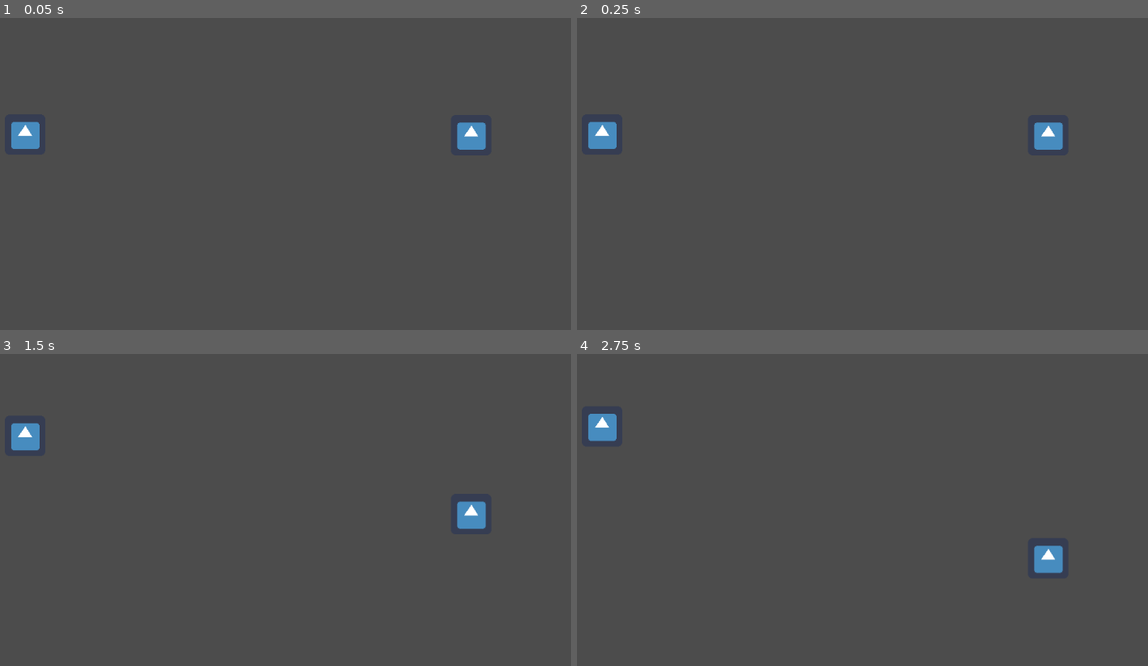
Above: before the commit, frames 1-4 (two rows, left to right).
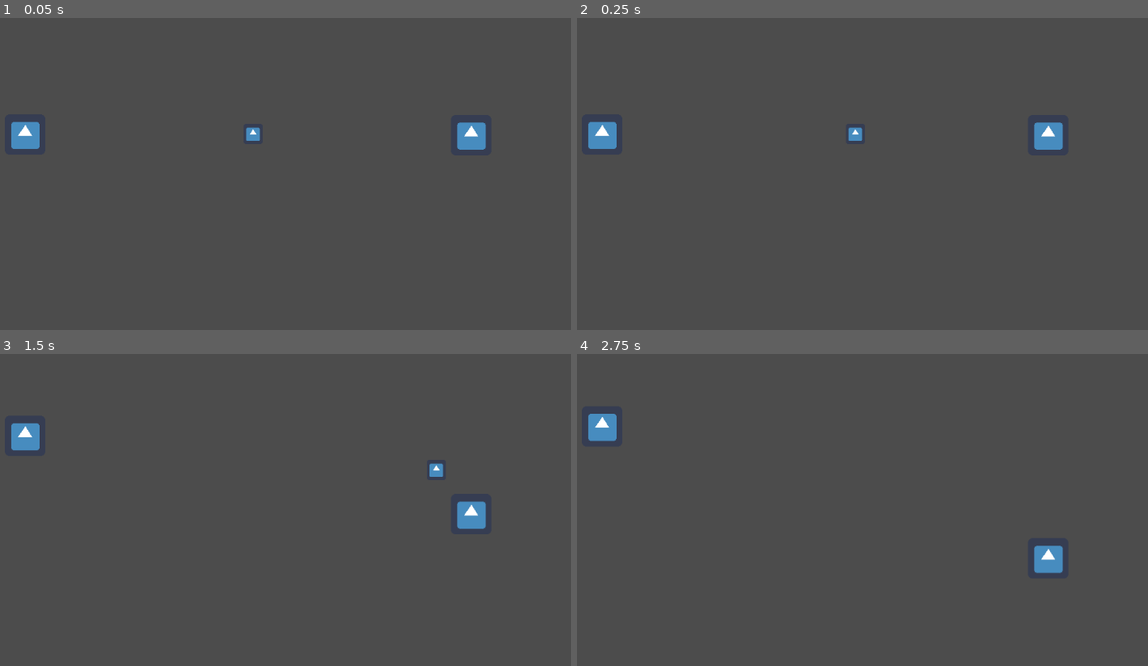
Above: after the commit, the same moments.

Repository: Night-Wingz/pinkponk
Game: Godot game, scene res://czr.tscn
The game is run twice, just before and just after one commit, with the same random seed, the same clock (stepped at 60 frames per second) and the same inputs. The engine's default icon, where the game draws it, is replaced by a stand-in: a white triangle on a blue panel in a dark square.
Inputs:
- Up to frame 1 (0.05 s): no input
- Up to frame 2 (0.25 s): no input
- Up to frame 3 (1.5 s): hold Up (up) 0.53-1.28 s; hold S (down2) 0.53-1.28 s; hold Down (down) from 1.28 s (still down); tap W (up2) at 1.35 s
- Up to frame 4 (2.75 s): release Down (down) at 2.03 s; hold Up (up) from 2.03 s (still down); hold S (down2) from 2.03 s (still down)

The runs differ from the first frame. In frame 1, 0.1% of the frame differs, in the area x 43-46%, y 34-40%; in frame 2, 0.1%; in frame 3, 0.1%; in frame 4, nothing differs.

Commit message:
pushladık

Diff:
--- /dev/null
+++ b/game/Top.gd
@@ -0,0 +1,12 @@
+extends Area2D
+
+var speed = Vector2(200,0)
+
+func _process(delta):
+	position += speed.rotated(rotation) * delta
+
+
+func _on_Area2D_body_entered(body):
+	rotation = -rotation
+	speed = -speed
+	rotation_degrees += rand_range(90,-90)
--- a/game/czr.tscn
+++ b/game/czr.tscn
@@ -1,14 +1,18 @@
-[gd_scene load_steps=6 format=2]
+[gd_scene load_steps=8 format=2]
 
 [ext_resource path="res://oyuncu1.gd" type="Script" id=1]
 [ext_resource path="res://icon.png" type="Texture" id=2]
 [ext_resource path="res://Oyuncu 2.gd" type="Script" id=3]
+[ext_resource path="res://Top.gd" type="Script" id=4]
 
 [sub_resource type="RectangleShape2D" id=1]
 extents = Vector2( 31, 31 )
 
 [sub_resource type="RectangleShape2D" id=2]
 extents = Vector2( 31, 31 )
+
+[sub_resource type="CircleShape2D" id=3]
+radius = 19.2354
 
 [node name="Ana sahne" type="Node2D"]
 
@@ -34,8 +38,16 @@
 [node name="CollisionShape2D" type="CollisionShape2D" parent="Oyuncu 2"]
 shape = SubResource( 2 )
 
-[node name="Top" type="RigidBody2D" parent="."]
+[node name="Top" type="Area2D" parent="."]
+position = Vector2( 510, 292 )
+script = ExtResource( 4 )
 
 [node name="CollisionShape2D" type="CollisionShape2D" parent="Top"]
+position = Vector2( 1, -3 )
+shape = SubResource( 3 )
 
 [node name="Sprite" type="Sprite" parent="Top"]
+position = Vector2( 1, -3 )
+rotation = -3.14159
+scale = Vector2( 0.477414, -0.488762 )
+texture = ExtResource( 2 )
